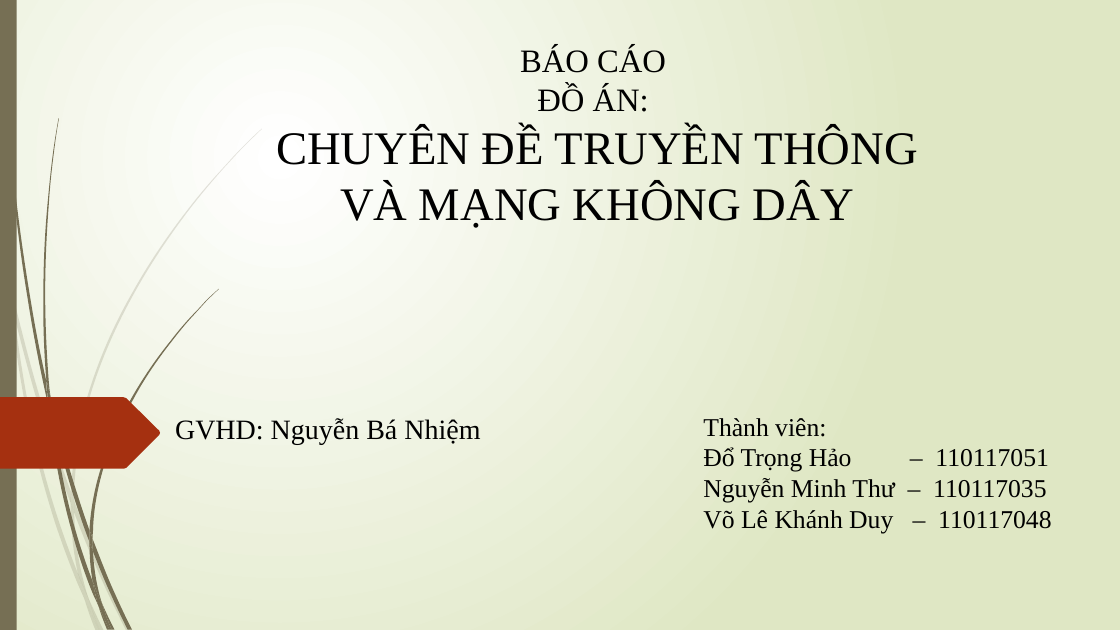
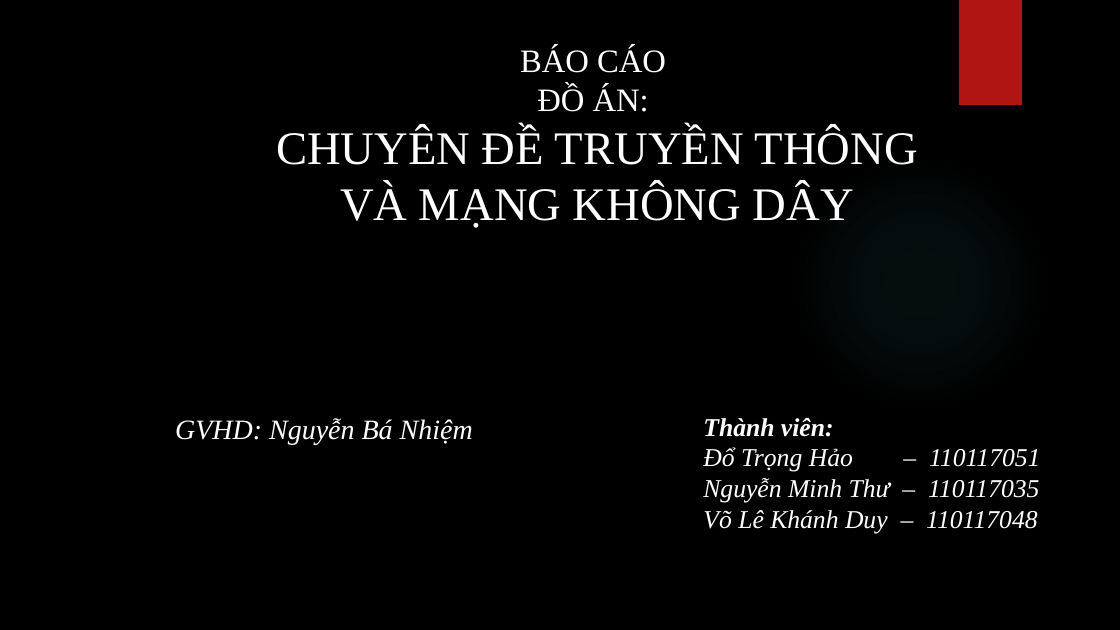
Before and after one commit to VoLeKhanhDuy/DoAnMKD, a slide deck: slide 1 of bao_Cao_MKD.pptx. Drawn at 1120x630 pixels with LibreOffice and Linux fonts; fonts in the diff are those of the drawing; background and template pictures are left out. Boxes give left, top, right and bottom in pixels: in the first picture for what was removed or moved away, otherwise in the second. Text is boxed around its words. In the diff, an @@ line names an element or a change of style, - is before the commit and + after.

```diff
--- a/bao_Cao_MKD.pptx
+++ b/bao_Cao_MKD.pptx
@@ background gradient #FFFFFF to #DFE8C4 to picture (left out) @@
@@ rectangle removed at (0, 0, 17, 630) @@
@@ rectangle added at (959, 0, 1022, 105), fill #B01513 @@
@@ text "BÁO CÁO" at (276, 46, 918, 228): text colour #000000 to #FFFFFF @@
@@ ellipse added at (791, 154, 1049, 413), fill gradient #50B9C1 @@
@@ freeform shape removed at (0, 397, 160, 469) @@
@@ text "GVHD: Nguyễn Bá Nhiệm" at (175, 418, 473, 444): text colour #000000 to #FFFFFF, italic on @@
@@ text "Thành viên:" at (703, 418, 1041, 534): text colour #000000 to #FFFFFF, italic on; bold on in "Thành viên:" @@
@@ group removed at (0, 129, 262, 630): 10 freeform shapes @@
@@ group removed at (3, 0, 218, 630): 12 freeform shapes @@
```
Also in this commit, not shown: 3 other slides changed, 4 slides added, 1 slide removed.
